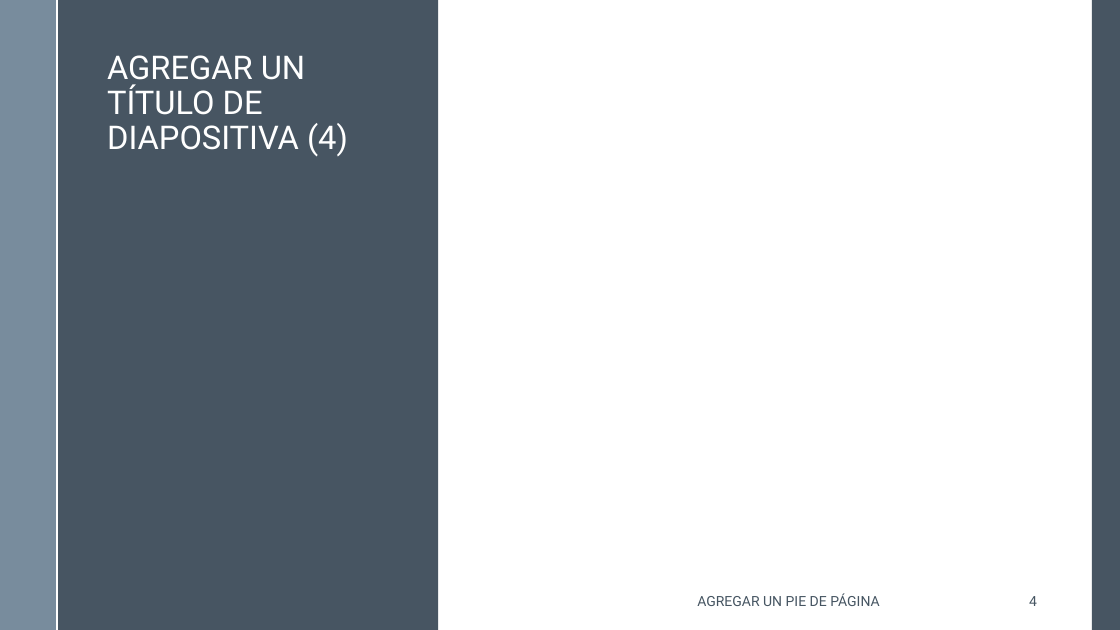
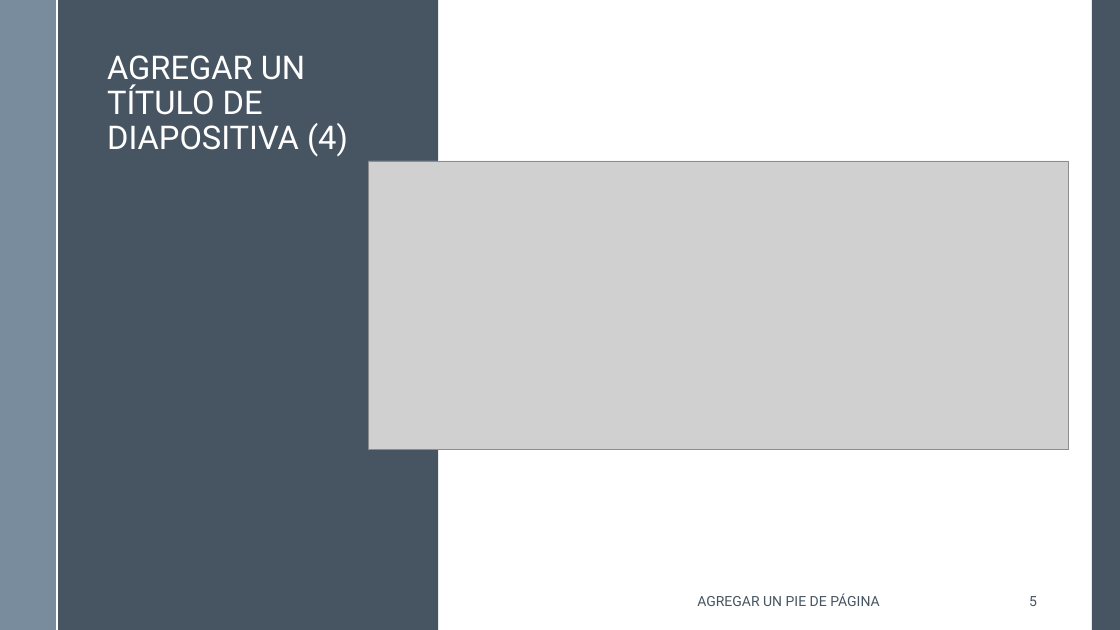
Before and after one commit to mgutierreza/Know, a slide deck: slide 5 of Programacion/GIT/GIT - Control Versiones.pptx (slide 4 before the commit). Drawn at 1120x630 pixels with LibreOffice and Linux fonts; fonts in the diff are those of the drawing; grey boxes stand for pictures. Boxes give left, top, right and bottom in pixels: in the first picture for what was removed or moved away, otherwise in the second. Text is boxed around its words. In the diff, an @@ line names an element or a change of style, - is before the commit and + after.

```diff
--- a/Programacion/GIT/GIT - Control Versiones.pptx
+++ b/Programacion/GIT/GIT - Control Versiones.pptx
@@ picture added at [369, 161, 1069, 450] @@
@@ page number at [1029, 596, 1037, 606]: text changed @@
-4
+5
```
Also in this commit, not shown: 1 other slide changed, 1 slide added.
